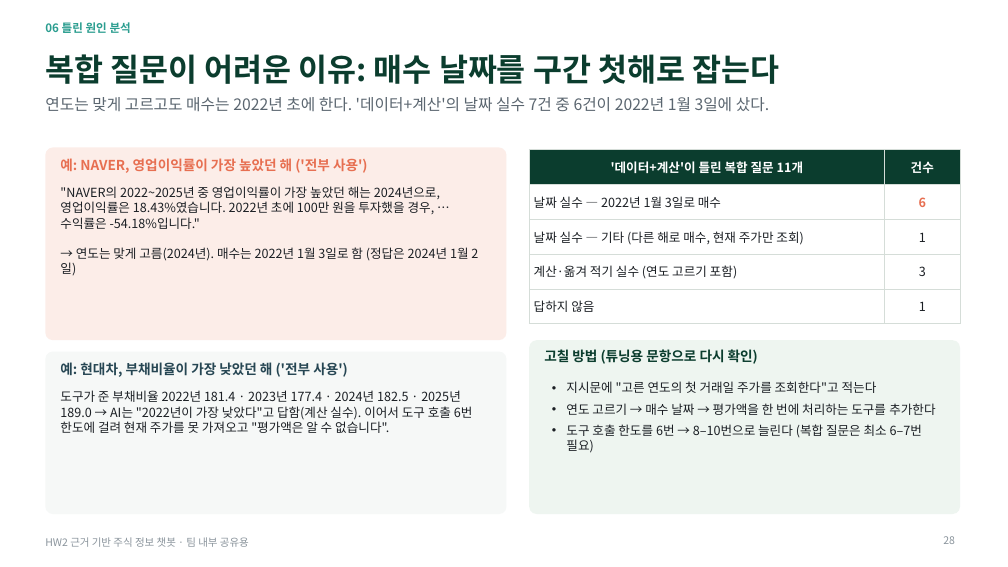
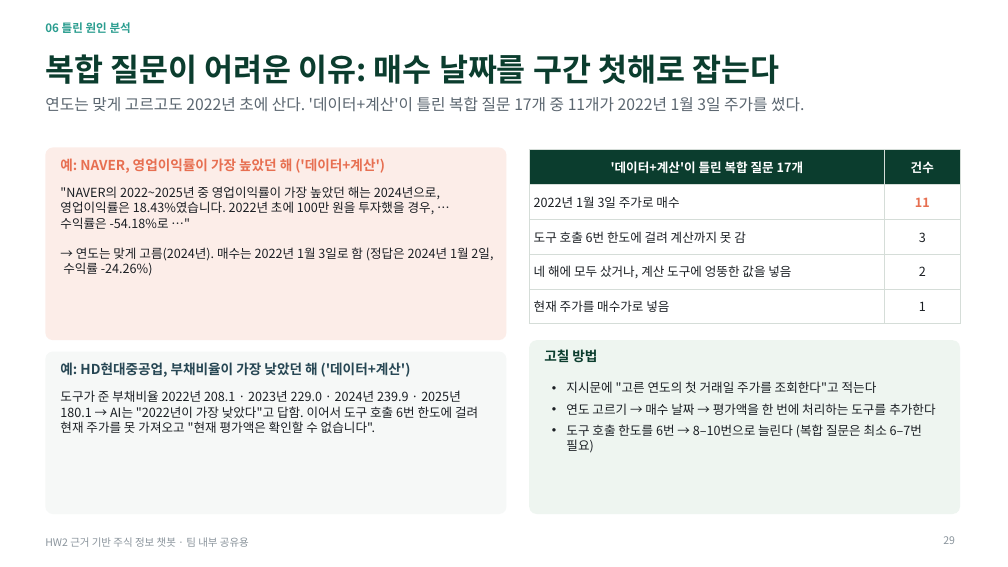
Before and after one commit to hojin9908/Stock_ChatBot, a slide deck: slide 29 of Presentation/HW2_주식챗봇_실험결과_정리.pptx (slide 28 before the commit). Drawn at 1008x567 pixels with LibreOffice and Linux fonts; fonts in the diff are those of the drawing. Boxes give left, top, right and bottom in pixels: in the first picture for what was removed or moved away, otherwise in the second. Text is boxed around its words. In the diff, an @@ line names an element or a change of style, - is before the commit and + after.

```diff
--- a/Presentation/HW2_주식챗봇_실험결과_정리.pptx
+++ b/Presentation/HW2_주식챗봇_실험결과_정리.pptx
@@ text at box(45, 97, 804, 112): text changed @@
-연도는 맞게 고르고도 매수는 2022년 초에 한다. '데이터+계산'의 날짜 실수 7건 중 6건이 2022년 1월 3일에 샀다.
+연도는 맞게 고르고도 2022년 초에 산다. '데이터+계산'이 틀린 복합 질문 17개 중 11개가 2022년 1월 3일 주가를 썼다.
@@ text at box(60, 158, 385, 173): text changed @@
-예: NAVER, 영업이익률이 가장 높았던 해 ('전부 사용')
+예: NAVER, 영업이익률이 가장 높았던 해 ('데이터+계산')
@@ table at box(529, 150, 960, 316) @@
-row 1, column 1: '데이터+계산'이 틀린 복합 질문 11개
+row 1, column 1: '데이터+계산'이 틀린 복합 질문 17개
-row 2, column 1: 날짜 실수 — 2022년 1월 3일로 매수
+row 2, column 1: 2022년 1월 3일 주가로 매수
-row 2, column 2: 6
+row 2, column 2: 11
-row 3, column 1: 날짜 실수 — 기타 (다른 해로 매수, 현재 주가만 조회)
+row 3, column 1: 도구 호출 6번 한도에 걸려 계산까지 못 감
-row 3, column 2: 1
+row 3, column 2: 3
-row 4, column 1: 계산·옮겨 적기 실수 (연도 고르기 포함)
+row 4, column 1: 네 해에 모두 샀거나, 계산 도구에 엉뚱한 값을 넣음
-row 4, column 2: 3
+row 4, column 2: 2
-row 5, column 1: 답하지 않음
+row 5, column 1: 현재 주가를 매수가로 넣음
@@ text at box(60, 186, 493, 276): text changed @@
-"NAVER의 2022~2025년 중 영업이익률이 가장 높았던 해는 2024년으로, 영업이익률은 18.43%였습니다. 2022년 초에 100만 원을 투자했을 경우, … 수익률은 -54.18%입니다."
-→ 연도는 맞게 고름(2024년). 매수는 2022년 1월 3일로 함 (정답은 2024년 1월 2일)
+"NAVER의 2022~2025년 중 영업이익률이 가장 높았던 해는 2024년으로, 영업이익률은 18.43%였습니다. 2022년 초에 100만 원을 투자했을 경우, … 수익률은 -54.18%로 …"
+→ 연도는 맞게 고름(2024년). 매수는 2022년 1월 3일로 함 (정답은 2024년 1월 2일, 수익률 -24.26%)
@@ text at box(544, 349, 597, 362): text changed @@
-고칠 방법 (튜닝용 문항으로 다시 확인)
+고칠 방법
@@ text at box(60, 362, 411, 377): text changed @@
-예: 현대차, 부채비율이 가장 낮았던 해 ('전부 사용')
+예: HD현대중공업, 부채비율이 가장 낮았던 해 ('데이터+계산')
@@ text at box(60, 390, 478, 433): text changed @@
-도구가 준 부채비율 2022년 181.4 · 2023년 177.4 · 2024년 182.5 · 2025년 189.0 → AI는 "2022년이 가장 낮았다"고 답함(계산 실수). 이어서 도구 호출 6번 한도에 걸려 현재 주가를 못 가져오고 "평가액은 알 수 없습니다".
+도구가 준 부채비율 2022년 208.1 · 2023년 229.0 · 2024년 239.9 · 2025년 180.1 → AI는 "2022년이 가장 낮았다"고 답함. 이어서 도구 호출 6번 한도에 걸려 현재 주가를 못 가져오고 "현재 평가액은 확인할 수 없습니다".
```
Also in this commit, not shown: 28 other slides changed, 1 slide added, 28 other files.
